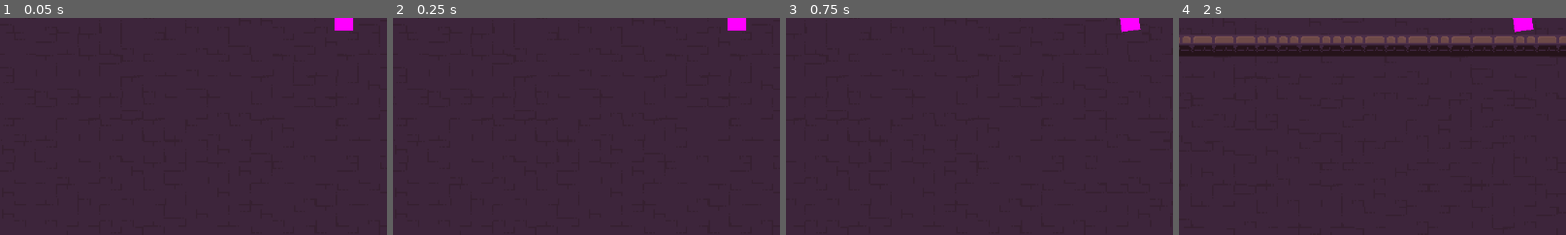
Above: before the commit, frames 1-4 (left to right).
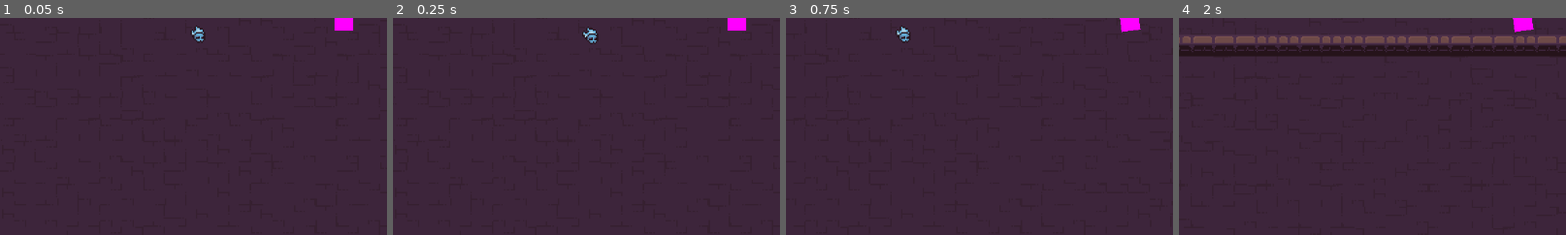
Above: after the commit, the same moments.

Repository: CookieCherith0969/GDM-Assignment-4
Game: Godot game, scene res://Scenes/test_scene.tscn
Same seed, same stepped clock (60 frames per second), same inputs: the game is played once before the commit and once after it.
Inputs (mouse positions are % of the whole screen's width and height, from its top left):
- Up to frame 1 (0.05 s): no input
- Up to frame 2 (0.25 s): no input
- Up to frame 3 (0.75 s): tap Enter at 0.5 s; move the mouse to (72, 45) at 0.52 s; hold D (Right) from 0.53 s (still down); hold Space (Light) from 0.53 s (still down)
- Up to frame 4 (2 s): move the mouse to (30, 55) at 1.27 s; release D (Right) at 1.28 s; release Space (Light) at 1.28 s; hold S (Down) from 1.28 s (still down); tap Space (Light) at 1.35 s
The pictures show only the part of the screen within x 6-56%, y 49-99%; the shares and areas given below are measured in that part.

The runs differ from the first frame. In frame 1, 0.2% of the frame differs, in the area x 49-53%, y 3-12%; in frame 2, 0.2%, in the area x 48-53%, y 4-13%; in frame 3, 0.2%; in frame 4, nothing differs.

Commit message:
Basic enemy behaviour

Diff:
--- /dev/null
+++ b/Scenes/enemy.gd
@@ -0,0 +1,29 @@
+extends CharacterBody2D
+
+var speed = 50 # Enemy speed -R
+var player_in_range = false # If enemy is chasing player -R
+var player = null # Player object -R
+
+# Enemy physics process
+func _physics_process(delta):
+	# Play default animation always -R
+	if !$AnimatedSprite2D.is_playing():
+		$AnimatedSprite2D.play("placeHolderAnim")
+	# Move towards player if in range and light is on -R
+	if (player_in_range && player.light.process_mode != Node.PROCESS_MODE_DISABLED):
+		position += (player.position - position).normalized() * speed * delta
+		# Flip sprite horizontally to face player -R
+		if (player.position.x - position.x) < 0:
+			$AnimatedSprite2D.flip_h = true
+		else:
+			$AnimatedSprite2D.flip_h = false
+
+# When player enters detection area -R
+func _on_detection_area_body_entered(body):
+	player = body
+	player_in_range = true
+
+# When player leaves detection area -R
+func _on_detection_area_body_exited(_body):
+	player = null
+	player_in_range = false
--- /dev/null
+++ b/Scenes/enemy.tscn
@@ -0,0 +1,55 @@
+[gd_scene load_steps=9 format=3 uid="uid://vmauooked5r8"]
+
+[ext_resource type="Script" path="res://Scenes/enemy.gd" id="1_j1bsw"]
+[ext_resource type="Texture2D" uid="uid://dog68fxas75h7" path="res://Art/2D Pixel Dungeon Asset Pack/Character_animation/monsters_idle/skull/v2/skull_v2_1.png" id="1_tbcp7"]
+[ext_resource type="Texture2D" uid="uid://1mgmc802kto8" path="res://Art/2D Pixel Dungeon Asset Pack/Character_animation/monsters_idle/skull/v2/skull_v2_2.png" id="2_n84ru"]
+[ext_resource type="Texture2D" uid="uid://dp1lkcyo6tl8g" path="res://Art/2D Pixel Dungeon Asset Pack/Character_animation/monsters_idle/skull/v2/skull_v2_3.png" id="3_vu1tf"]
+[ext_resource type="Texture2D" uid="uid://dx7v5ysfvwsgw" path="res://Art/2D Pixel Dungeon Asset Pack/Character_animation/monsters_idle/skull/v2/skull_v2_4.png" id="4_k8evh"]
+
+[sub_resource type="SpriteFrames" id="SpriteFrames_rghix"]
+animations = [{
+"frames": [{
+"duration": 1.0,
+"texture": ExtResource("1_tbcp7")
+}, {
+"duration": 1.0,
+"texture": ExtResource("2_n84ru")
+}, {
+"duration": 1.0,
+"texture": ExtResource("3_vu1tf")
+}, {
+"duration": 1.0,
+"texture": ExtResource("4_k8evh")
+}],
+"loop": true,
+"name": &"placeHolderAnim",
+"speed": 5.0
+}]
+
+[sub_resource type="CircleShape2D" id="CircleShape2D_42tn1"]
+radius = 54.0093
+
+[sub_resource type="CircleShape2D" id="CircleShape2D_714ps"]
+radius = 9.0
+
+[node name="Enemy" type="CharacterBody2D"]
+script = ExtResource("1_j1bsw")
+
+[node name="AnimatedSprite2D" type="AnimatedSprite2D" parent="."]
+sprite_frames = SubResource("SpriteFrames_rghix")
+animation = &"placeHolderAnim"
+frame = 1
+frame_progress = 0.510898
+
+[node name="DetectionArea" type="Area2D" parent="."]
+collision_layer = 2
+collision_mask = 2
+
+[node name="CollisionShape2D" type="CollisionShape2D" parent="DetectionArea"]
+shape = SubResource("CircleShape2D_42tn1")
+
+[node name="CollisionShape2D" type="CollisionShape2D" parent="."]
+shape = SubResource("CircleShape2D_714ps")
+
+[connection signal="body_entered" from="DetectionArea" to="." method="_on_detection_area_body_entered"]
+[connection signal="body_exited" from="DetectionArea" to="." method="_on_detection_area_body_exited"]
--- a/Scenes/test_scene.tscn
+++ b/Scenes/test_scene.tscn
@@ -1,7 +1,8 @@
-[gd_scene load_steps=8 format=3 uid="uid://4wbvj5vswnej"]
+[gd_scene load_steps=9 format=3 uid="uid://4wbvj5vswnej"]
 
 [ext_resource type="Script" path="res://Scripts/Player.gd" id="1_lr84v"]
 [ext_resource type="Texture2D" uid="uid://duuoip7lu2nb1" path="res://Art/2D Pixel Dungeon Asset Pack/character and tileset/Dungeon_Tileset.png" id="2_nv5xd"]
+[ext_resource type="PackedScene" uid="uid://vmauooked5r8" path="res://Scenes/enemy.tscn" id="3_hggjy"]
 
 [sub_resource type="TileSetAtlasSource" id="TileSetAtlasSource_1nqul"]
 resource_name = "Floor"
@@ -236,6 +237,7 @@
 
 [node name="Player" type="CharacterBody2D" parent="."]
 position = Vector2(549, 279)
+collision_layer = 3
 motion_mode = 1
 script = ExtResource("1_lr84v")
 
@@ -257,3 +259,6 @@
 [node name="Camera2D" type="Camera2D" parent="."]
 position = Vector2(549, 279)
 zoom = Vector2(2, 2)
+
+[node name="Enemy" parent="." instance=ExtResource("3_hggjy")]
+position = Vector2(441, 290)
